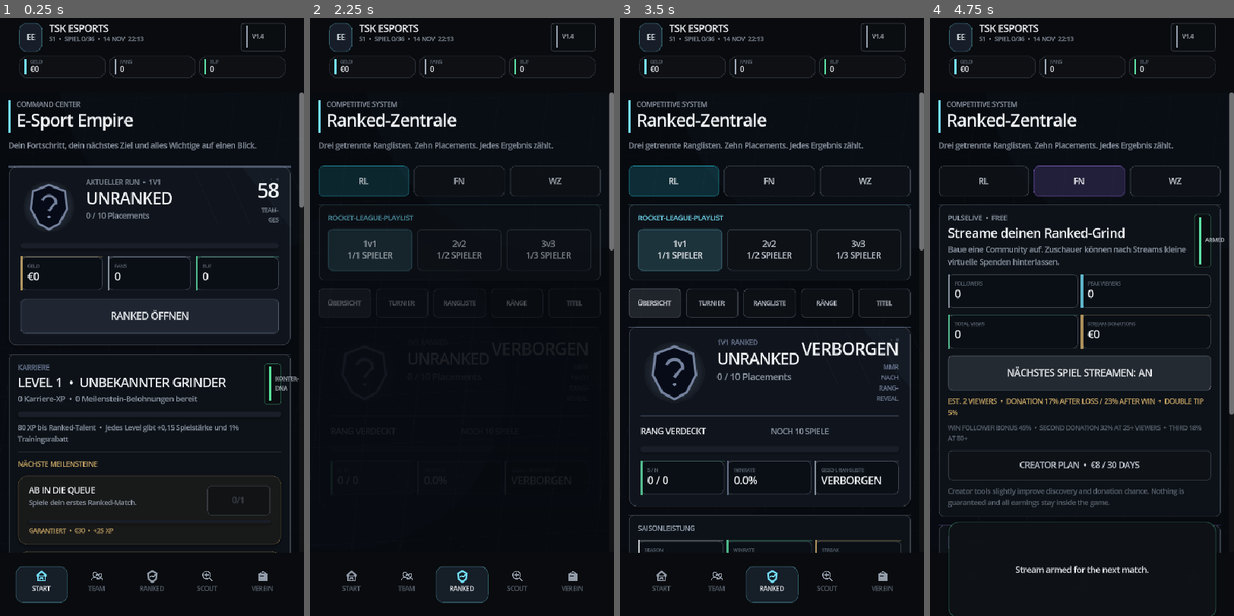
Above: before the commit, frames 1-4 (left to right).
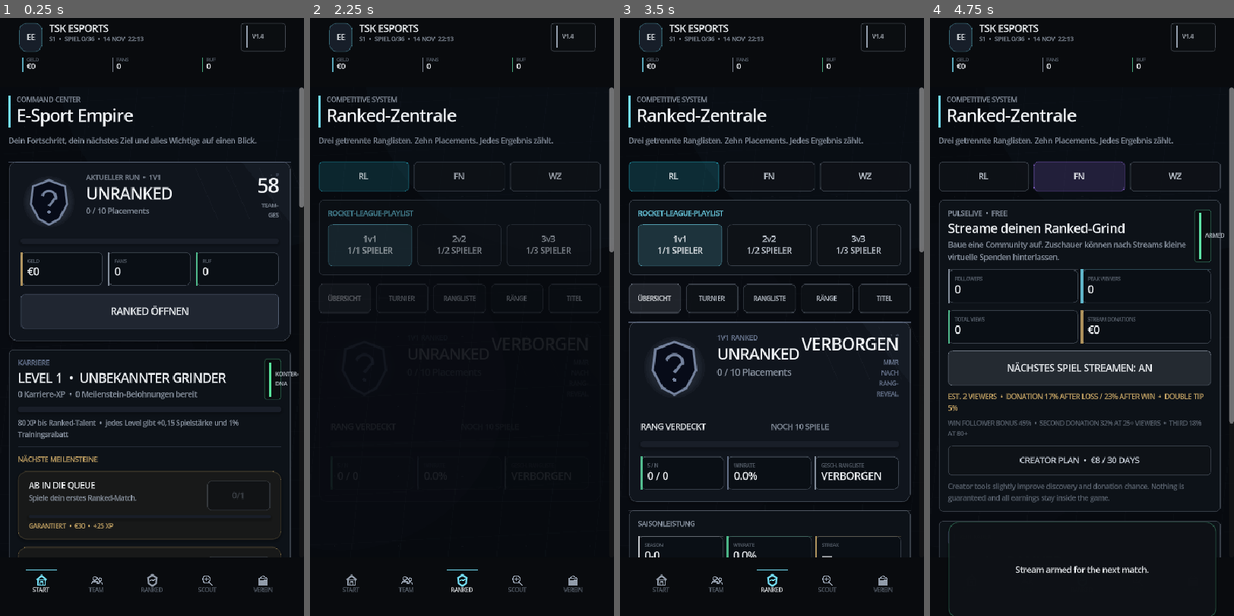
Above: after the commit, the same moments.

Repository: JasonTSKowner/E-Sport-Empire
Game: Godot game, scene res://scenes/Main.tscn
Two runs of this game, one before a commit and one after it. Both use one fixed random seed, a clock stepped at 60 frames per second and the inputs below.
Inputs:
- Up to frame 1 (0.25 s): no input
- Up to frame 2 (2.25 s): click "START" at 0.5 s; click "START" at 1.25 s; click "RANKED ÖFFNEN" at 2 s
- Up to frame 3 (3.5 s): click "RL" at 2.75 s
- Up to frame 4 (4.75 s): click "FN" at 3.5 s; click "NÄCHSTES SPIEL LIVE" at 4.25 s

The runs differ from the first frame. In frame 1, 12% of the frame differs, in the area x 2-100%, y 6-98%; in frame 2, 6.5%; in frame 3, 13%; in frame 4, 13%.

Commit message:
v2.0: flatten header and navigation hierarchy

Diff:
--- a/scripts/main.gd
+++ b/scripts/main.gd
@@ -15,6 +15,7 @@
 const FX = preload("res://scripts/ui_fx.gd")
 const UI = preload("res://scripts/ui_kit.gd")
 const NavIconRef = preload("res://scripts/nav_icon.gd")
+const PlayerPortraitRef = preload("res://scripts/player_portrait.gd")
 
 var game: EmpireStateRef
 var current_page := AppConfigRef.DEFAULT_PAGE
@@ -32,6 +33,7 @@
 var toast_label: Label
 var toast_token := 0
 var ranked_view := "overview"
+var selected_team_player_id := "captain"
 
 var match_overlay: Control
 var match_timer: Timer
@@ -177,22 +179,22 @@
 func _header_chip(caption: String, accent: Color) -> PanelContainer:
 	var panel := PanelContainer.new()
 	panel.size_flags_horizontal = Control.SIZE_EXPAND_FILL
-	var style := UI.box(Color(0.055, 0.065, 0.082, 0.96), 10, Color(0.55, 0.62, 0.70, 0.08), 1)
-	style.content_margin_left = 8.0
-	style.content_margin_right = 8.0
-	style.content_margin_top = 5.0
-	style.content_margin_bottom = 5.0
-	style.shadow_size = 0
+	var style := StyleBoxFlat.new()
+	style.bg_color = Color.TRANSPARENT
+	style.content_margin_left = 4
+	style.content_margin_right = 4
+	style.content_margin_top = 2
+	style.content_margin_bottom = 2
 	panel.add_theme_stylebox_override("panel", style)
 	var row := HBoxContainer.new()
 	row.add_theme_constant_override("separation", 5)
-	var dot := ColorRect.new()
-	dot.color = accent
-	dot.custom_minimum_size = Vector2(3, 22)
-	dot.mouse_filter = Control.MOUSE_FILTER_IGNORE
-	row.add_child(dot)
+	var marker := ColorRect.new()
+	marker.color = Color(accent.r, accent.g, accent.b, 0.72)
+	marker.custom_minimum_size = Vector2(2, 20)
+	marker.mouse_filter = Control.MOUSE_FILTER_IGNORE
+	row.add_child(marker)
 	var text_box := VBoxContainer.new()
-	text_box.add_theme_constant_override("separation", -1)
+	text_box.add_theme_constant_override("separation", -2)
 	var cap := UI.label(caption, 7, UI.DIM, 800)
 	var value := UI.label("—", 11, UI.TEXT, 800)
 	text_box.add_child(cap)
@@ -204,20 +206,18 @@
 
 func _build_bottom_navigation() -> Control:
 	var outer := PanelContainer.new()
-	outer.custom_minimum_size.y = 64.0
-	var outer_style := UI.box(Color(0.035, 0.043, 0.056, 0.995), 0, Color(0.55, 0.64, 0.74, 0.10), 0)
+	outer.custom_minimum_size.y = 60.0
+	var outer_style := UI.box(Color(0.035, 0.043, 0.056, 0.995), 0, Color(0.72, 0.78, 0.86, 0.08), 0)
 	outer_style.shadow_size = 0
 	outer.add_theme_stylebox_override("panel", outer_style)
-
 	var margin := MarginContainer.new()
-	margin.add_theme_constant_override("margin_left", 6)
-	margin.add_theme_constant_override("margin_top", 6)
-	margin.add_theme_constant_override("margin_right", 6)
-	margin.add_theme_constant_override("margin_bottom", 6)
+	margin.add_theme_constant_override("margin_left", 4)
+	margin.add_theme_constant_override("margin_top", 3)
+	margin.add_theme_constant_override("margin_right", 4)
+	margin.add_theme_constant_override("margin_bottom", 4)
 	outer.add_child(margin)
-
 	var row := HBoxContainer.new()
-	row.add_theme_constant_override("separation", 3)
+	row.add_theme_constant_override("separation", 1)
 	margin.add_child(row)
 	for entry in AppConfigRef.NAV_ENTRIES:
 		var page_id := str(entry[0])
@@ -227,17 +227,27 @@
 		button.focus_mode = Control.FOCUS_NONE
 		button.action_mode = BaseButton.ACTION_MODE_BUTTON_RELEASE
 		button.size_flags_horizontal = Control.SIZE_EXPAND_FILL
-		button.custom_minimum_size.y = 50
-		button.add_theme_font_size_override("font_size", 9)
+		button.custom_minimum_size.y = 52
+		button.add_theme_font_size_override("font_size", 8)
 		var nav_icon := NavIconRef.new()
 		nav_icon.configure(page_id, UI.MUTED)
 		nav_icon.set_anchors_preset(Control.PRESET_CENTER_TOP)
 		nav_icon.offset_left = -10
 		nav_icon.offset_right = 10
-		nav_icon.offset_top = 5
-		nav_icon.offset_bottom = 25
+		nav_icon.offset_top = 7
+		nav_icon.offset_bottom = 27
 		button.add_child(nav_icon)
 		button.set_meta("nav_icon", nav_icon)
+		var indicator := ColorRect.new()
+		indicator.color = UI.CYAN
+		indicator.anchor_left = 0.22
+		indicator.anchor_right = 0.78
+		indicator.offset_top = 0
+		indicator.offset_bottom = 2
+		indicator.mouse_filter = Control.MOUSE_FILTER_IGNORE
+		indicator.visible = false
+		button.add_child(indicator)
+		button.set_meta("indicator", indicator)
 		button.pressed.connect(_show_page.bind(page_id, true))
 		row.add_child(button)
 		nav_buttons[page_id] = button
@@ -312,13 +322,14 @@
 		var nav_icon: Control = button.get_meta("nav_icon", null)
 		if nav_icon != null and nav_icon.has_method("set_accent"):
 			nav_icon.set_accent(UI.CYAN if selected else UI.MUTED)
-		var normal_color := Color(0.09, 0.12, 0.16, 0.96) if selected else Color.TRANSPARENT
-		var normal_border := Color(UI.CYAN.r, UI.CYAN.g, UI.CYAN.b, 0.16) if selected else Color.TRANSPARENT
-		var normal_style := UI.box(normal_color, 11, normal_border, 1 if selected else 0)
-		normal_style.shadow_size = 0
-		button.add_theme_stylebox_override("normal", normal_style)
-		button.add_theme_stylebox_override("hover", UI.box(Color(0.09, 0.11, 0.14, 0.8), 11))
-		button.add_theme_stylebox_override("pressed", UI.box(Color(0.10, 0.14, 0.18, 0.95), 11, Color(UI.CYAN.r, UI.CYAN.g, UI.CYAN.b, 0.20), 1))
+		var indicator: ColorRect = button.get_meta("indicator", null)
+		if indicator != null:
+			indicator.visible = selected
+		var normal := StyleBoxFlat.new()
+		normal.bg_color = Color.TRANSPARENT
+		button.add_theme_stylebox_override("normal", normal)
+		button.add_theme_stylebox_override("hover", UI.box(Color(0.08, 0.10, 0.13, 0.42), 4))
+		button.add_theme_stylebox_override("pressed", UI.box(Color(0.10, 0.13, 0.16, 0.65), 4))
 		button.add_theme_stylebox_override("focus", StyleBoxEmpty.new())
 
 func _show_page(page: String, animate: bool = true) -> void:
